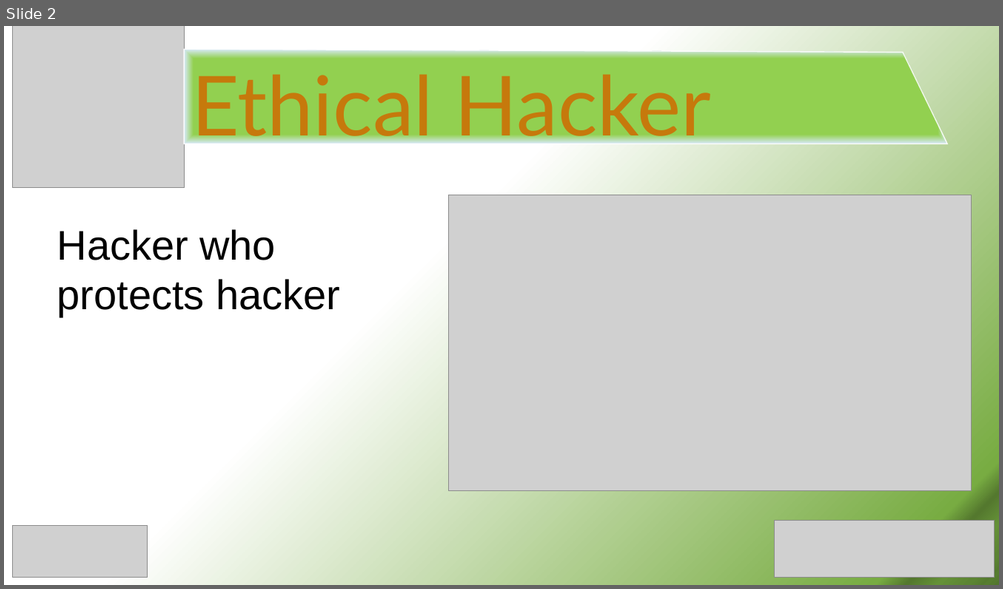
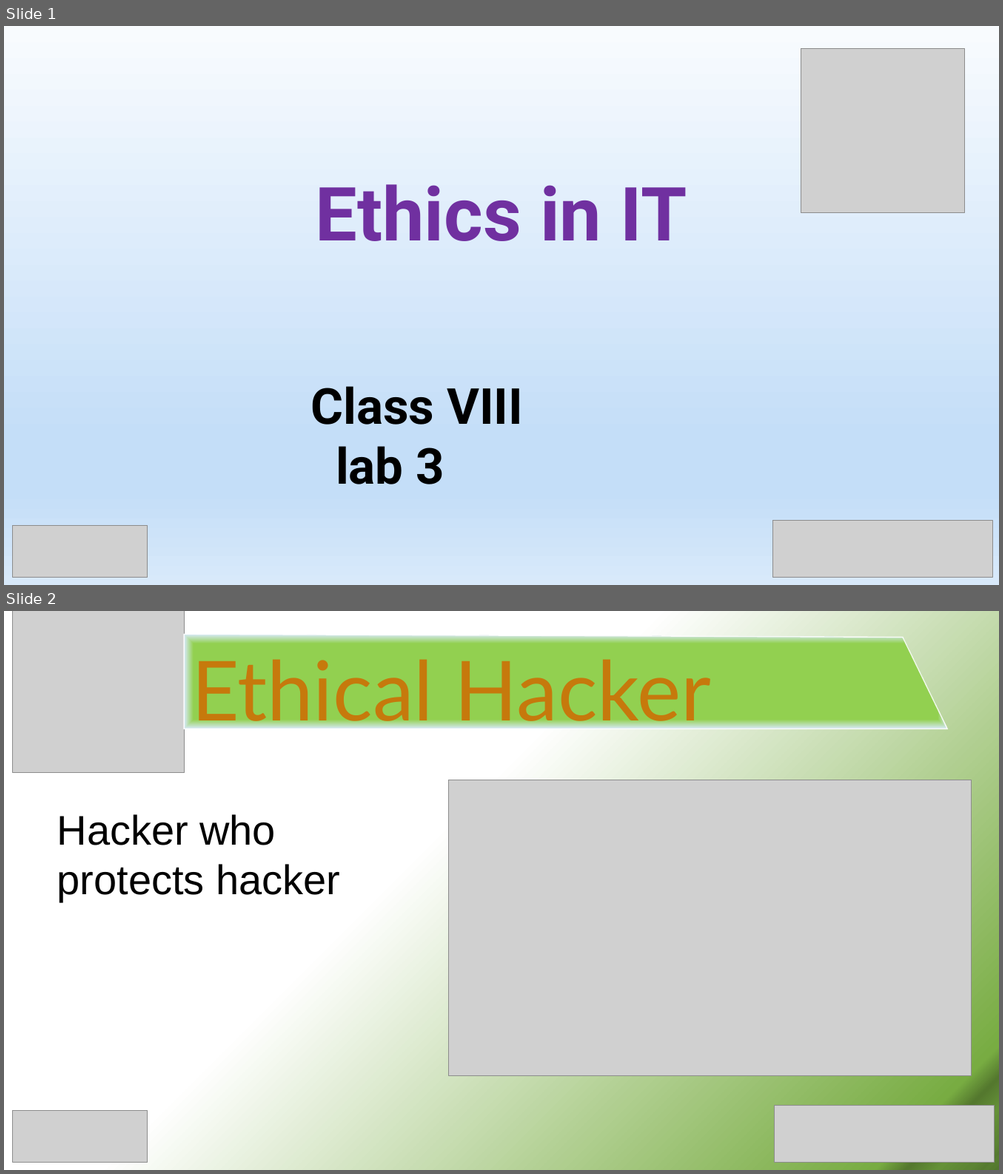
Before and after one commit to SabitDeepto/IIDP, a slide deck: class 8/3.Ethics in IT/2. Presentation/Ethics 3.pptx. Shown one above the other, each under a label of ours: slide 2 before the commit, slides 1 and 2 after it. The pictures are 1003x589 and 1003x1174 pixels, drawn with LibreOffice and Linux fonts; fonts in the diff are those of the drawing; grey boxes stand for pictures. Boxes give left, top, right and bottom in pixels: in the first picture for what was removed or moved away, otherwise in the second. Text is boxed around its words. In the diff, an @@ line names an element or a change of style, - is before the commit and + after.

Commit message:
ethics 3 complete

```diff
--- a/class 8/3.Ethics in IT/2. Presentation/Ethics 3.pptx
+++ b/class 8/3.Ethics in IT/2. Presentation/Ethics 3.pptx
@@ slide 1 added at bbox=[4, 26, 999, 585], background gradient #F8FBFE to #C4DEF8 to #D8E9FA @@
@@ picture added at bbox=[801, 48, 965, 212] @@
@@ text added at bbox=[316, 184, 686, 241], 72 pt, text #7030A0, bold @@
+Ethics in IT
@@ text added at bbox=[311, 386, 523, 485], 48 pt, text #000000, bold @@
+Class VIII
+lab 3
@@ picture added at bbox=[13, 526, 148, 577] @@
@@ picture added at bbox=[772, 520, 993, 578] @@
```
Also in this commit, not shown: 1 slide removed, 4 other files.
